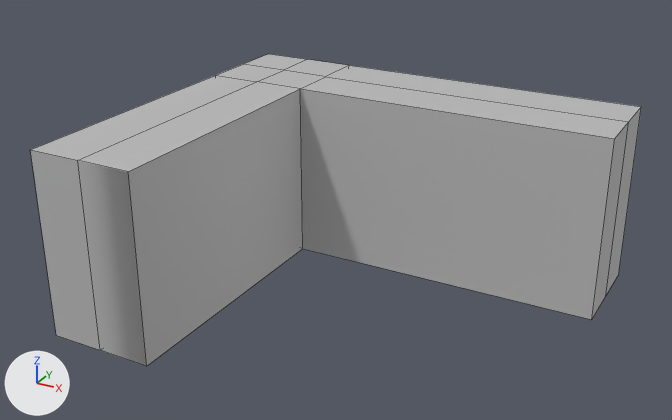
What one commit did to the FBX model Assets/Assets/NewAssets/EnvironmentPrisionFBX/Wall_Variant_Two_ASSET.fbx.
Rendered twice from a 50 mm lens placed at (51.69, 101.8, 6.38), pointed at (45.87, 112.38, 1.09). The lights are fixed; the arrows at lower left show +X, +Y and +Z. Mesh edges are drawn as thin lines. Where no turn or scale is listed for an object, it has been applied to the vertices.

The older version as bpy lines, for what is in view:
```python
me_mesh = bpy.data.meshes.new('Mesh')
me_mesh.from_pydata(...)  # 31 vertices, 29 faces; spans x -3.19..3.19, y -2.79..2.79, z -1.36..1.36
me_mesh.materials.append(mat_lambert1)  # grey #bcbcbc
# before: 12 (3.19, 1.2, -1.36) at pixel (591, 319), 13 (3.19, 2.79, -1.36) at pixel (618, 274), 14 (3.19, 1.2, 1.36) at pixel (614, 138), 15 (3.19, 2.79, 1.36) at pixel (641, 106), 28 (3.19, 2.0, -1.36) at pixel (605, 296)
# before: 29 (3.19, 2.0, -1.36) at pixel (605, 296), 30 (3.19, 2.0, 1.36) at pixel (628, 121)
ob_wall_variant_two_asset = bpy.data.objects.new('Wall_Variant_Two_ASSET', me_mesh)
ob_wall_variant_two_asset.location = (46.13, 112.47, 0.98)
```
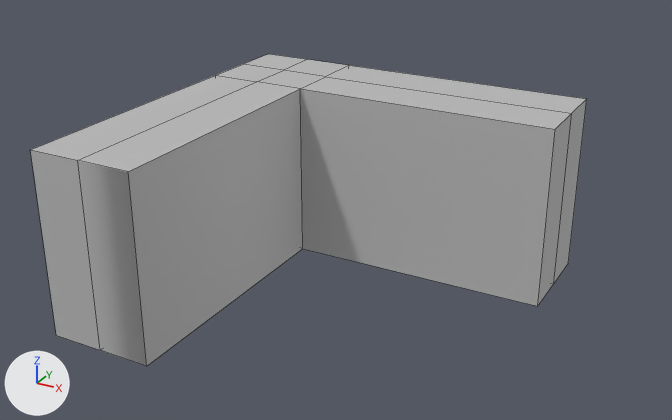
The newer file is also turned or shifted as a whole; pictures and numbers use the older file's frame.

What differs and where, as boxes [x1, y1, x2, y2] in the pictures (672 x 420 px; the box of a moved part takes in the faces that stretch with it):
```json
{"object": "Wall_Variant_Two_ASSET", "change": "reshaped", "before": [31, 54, 641, 366], "after": [31, 54, 587, 366], "on screen": "9% narrower"}
{"part": 1, "of": "me_mesh", "change": "moved or reshaped", "before": [300, 65, 641, 320], "after": [300, 65, 587, 306]}
```

The change, as JSON lines over the scene's bpy script:
```json
{"block": "me_mesh", "where": "me_mesh.from_pydata(...)  # 31 vertices, 29 faces; spans x -3.19..3.19, y -2.79..2.79, z -1.36..1.36"}
{"block": "me_mesh", "where": "# used by ob_wall_variant_two_asset; location = (46.13, 112.47, 0.98)"}
{"block": "me_mesh", "change": "me_mesh part 1"}
{"op": "add", "block": "me_mesh", "code": "for i in [*range(12, 16), 28, 29, 30]: me_mesh.vertices[i].co += Vector((-0.79, 0.0, 0.0))"}
```
